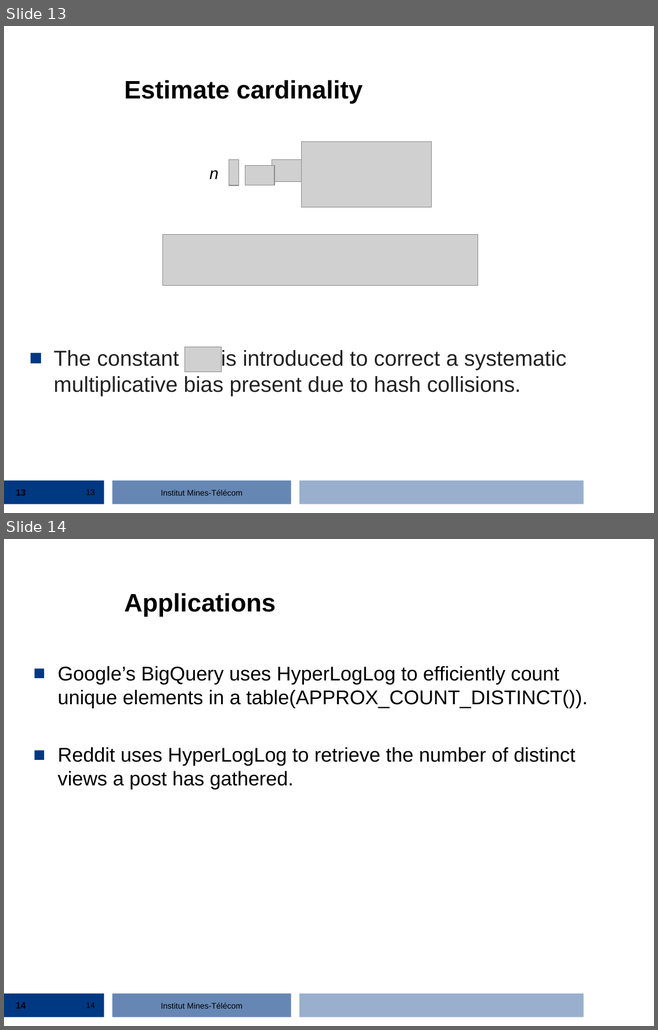
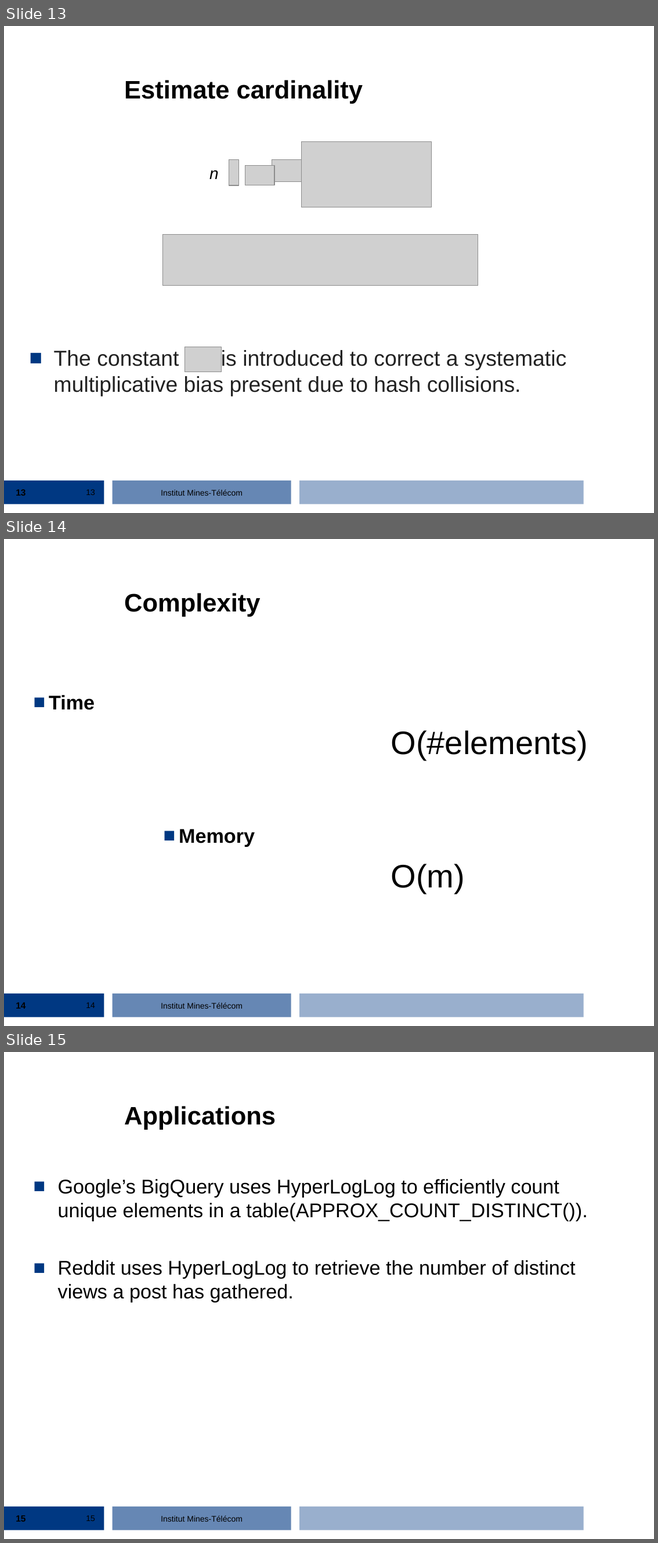
Before and after one commit to streaming-algorithms/hyper_log_log, a slide deck: 2_hyperloglog.ppt. Shown one above the other, each under a label of ours: slides 13 and 14 before the commit, slides 13, 14 and 15 after it. The pictures are 658x1030 and 658x1543 pixels, drawn with LibreOffice and Linux fonts; fonts in the diff are those of the drawing; grey boxes stand for pictures; background and template pictures are left out. Boxes give left, top, right and bottom in pixels: in the first picture for what was removed or moved away, otherwise in the second. Text is boxed around its words. In the diff, an @@ line names an element or a change of style, - is before the commit and + after.

Commit message:
add time and memory complexity

```diff
--- a/2_hyperloglog.ppt
+++ b/2_hyperloglog.ppt
@@ slide 14 added at (x1=4, y1=539, x2=654, y2=1026), background #FFFFFF; not listed: 4 template elements that a slide beside it also shows @@
@@ title added at (x1=124, y1=593, x2=260, y2=617), 28 pt, text #000000, bold @@
+Complexity
@@ text added at (x1=49, y1=695, x2=587, y2=893), 36 pt, text #000000 @@
+■ Time
+        O(#elements)
+■ Memory
+        O(m)
@@ page number added at (x1=16, y1=1002, x2=25, y2=1009), 10 pt, text #000000, bold @@
+14
@@ page number added at (x1=86, y1=1002, x2=95, y2=1008), 9 pt, text #000000 @@
+14
@@ what was slide 14 is now slide 15 @@
@@ page number at (x1=16, y1=1515, x2=25, y2=1522): text changed @@
-14
+15
@@ page number at (x1=86, y1=1515, x2=95, y2=1521): text changed @@
-14
+15
```
